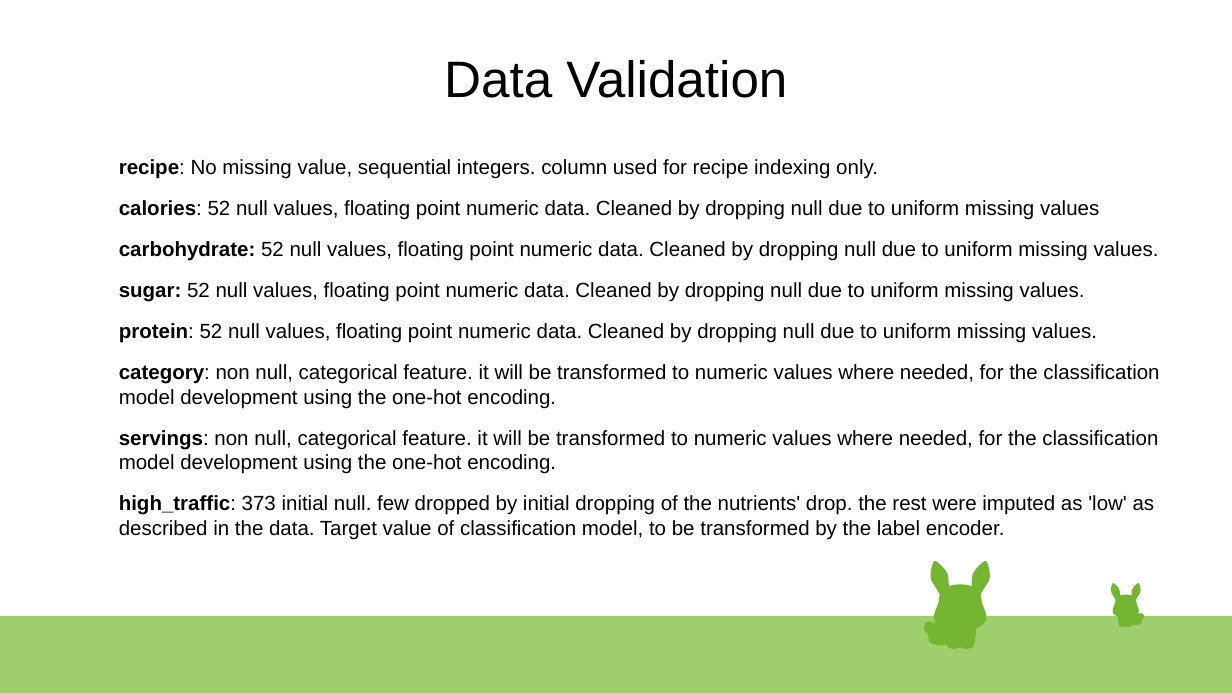
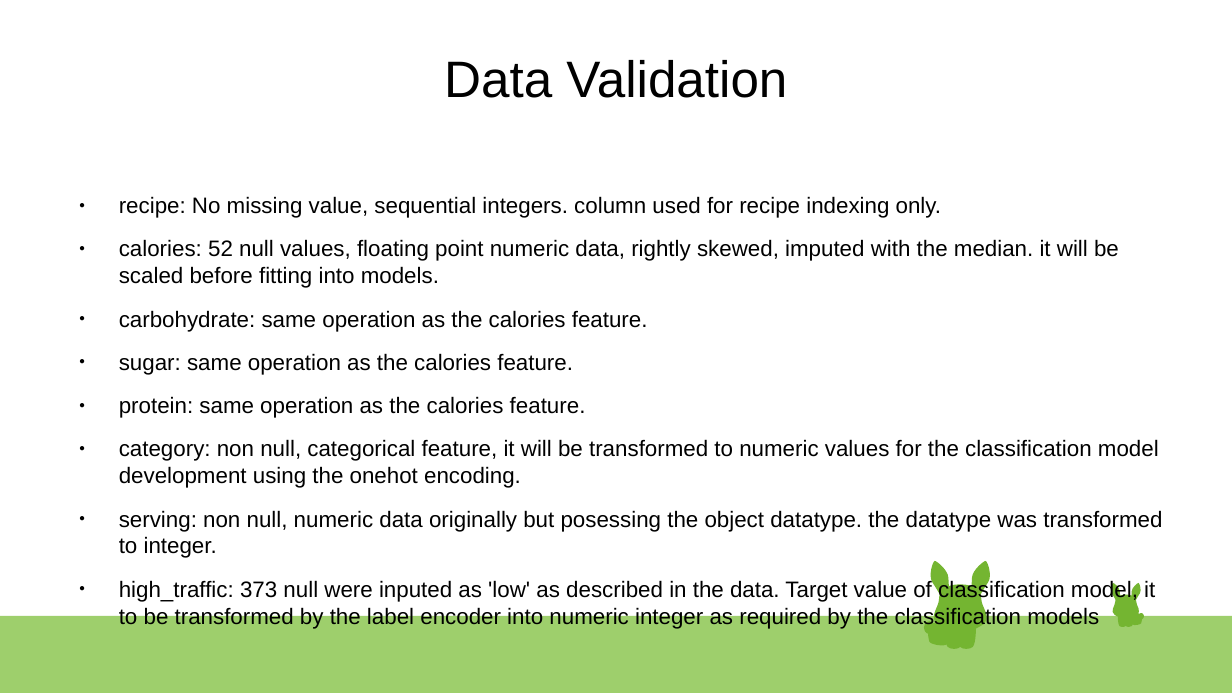
Before and after one commit to MLHermit/Datacamp-Data-Scientist-Professional-Certification, a slide deck: slide 4 of datacamp presentation.odp. Drawn at 1232x693 pixels with LibreOffice and Linux fonts; fonts in the diff are those of the drawing. Boxes give left, top, right and bottom in pixels: in the first picture for what was removed or moved away, otherwise in the second. Text is boxed around its words. In the diff, an @@ line names an element or a change of style, - is before the commit and + after.

```diff
--- a/datacamp presentation.odp
+++ b/datacamp presentation.odp
@@ text at (119, 196, 941, 218): size 13.2 to 14.4 pt in "recipe: No missing value, sequential integers. column ..."; bold off in "recipe:"; bullet none to ● @@
@@ text at (119, 239, 1162, 629): text changed; size 13.2 to 14.4 pt @@
-calories: 52 null values, floating point numeric data. Cleaned by dropping null due to uniform missing values
-carbohydrate: 52 null values, floating point numeric data. Cleaned by dropping null due to uniform missing values.
-sugar: 52 null values, floating point numeric data. Cleaned by dropping null due to uniform missing values.
-protein: 52 null values, floating point numeric data. Cleaned by dropping null due to uniform missing values.
-category: non null, categorical feature. it will be transformed to numeric values where needed, for the classification model development using the one-hot encoding.
-servings: non null, categorical feature. it will be transformed to numeric values where needed, for the classification model development using the one-hot encoding.
-high_traffic: 373 initial null. few dropped by initial dropping of the nutrients' drop. the rest were imputed as 'low' as described in the data. Target value of classification model, to be transformed by the label encoder.
+● calories: 52 null values, floating point numeric data, rightly skewed, imputed with the median. it will be scaled before fitting into models.
+● carbohydrate: same operation as the calories feature.
+● sugar: same operation as the calories feature.
+● protein: same operation as the calories feature.
+● category: non null, categorical feature, it will be transformed to numeric values for the classification model development using the onehot encoding.
+● serving: non null, numeric data originally but posessing the object datatype. the datatype was transformed to integer.
+● high_traffic: 373 null were inputed as 'low' as described in the data. Target value of classification model, it to be transformed by the label encoder into numeric integer as required by the classification models
```
Also in this commit, not shown: 8 other slides changed, 1 other file.
